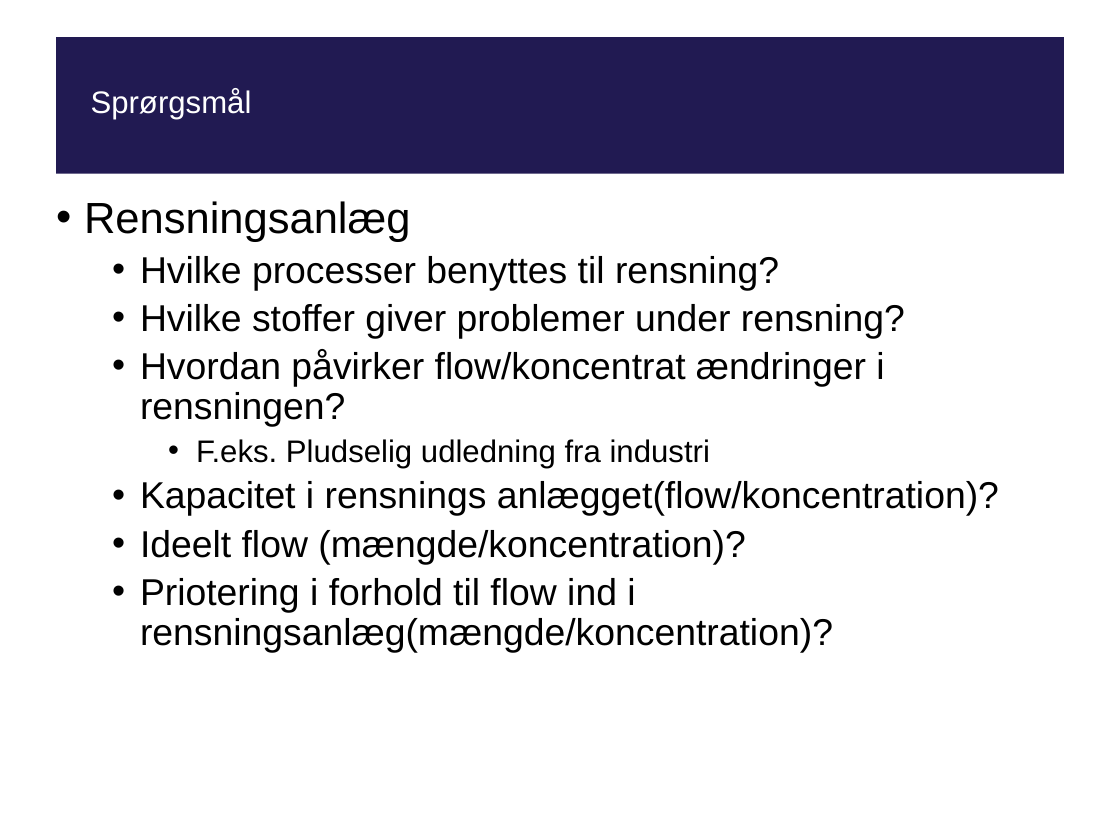
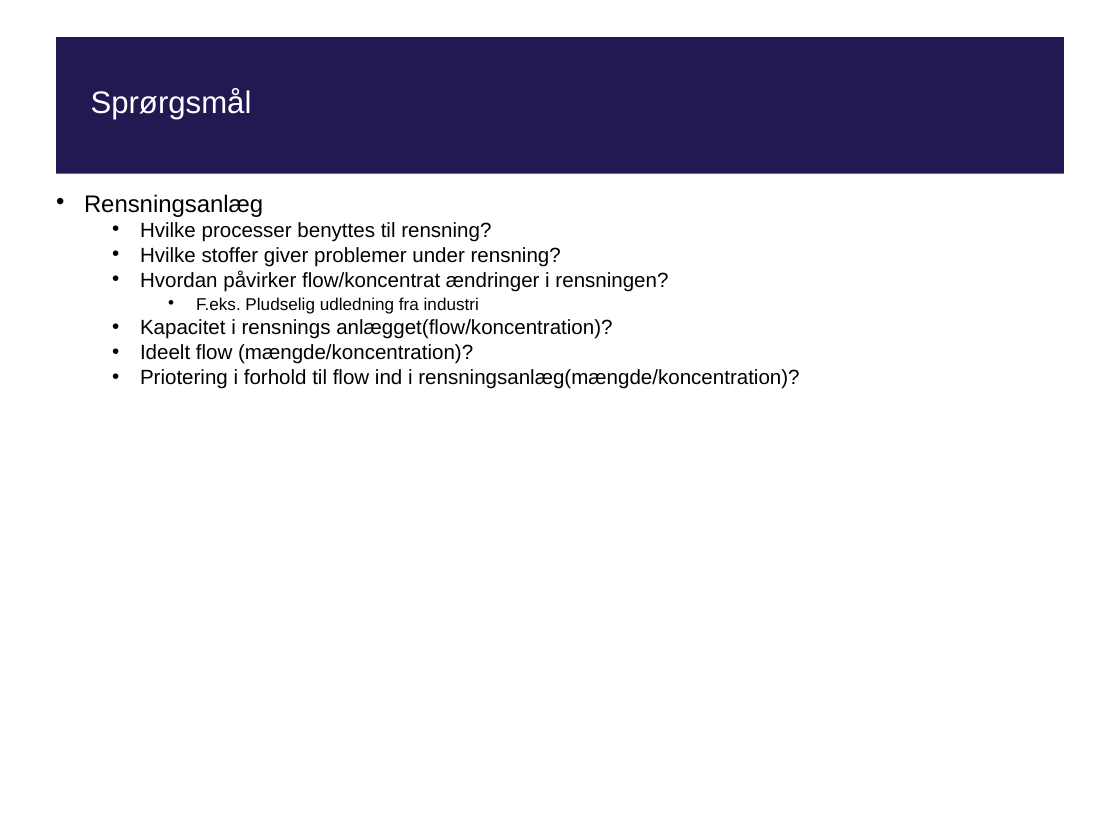
Before and after one commit to tpilga12/P10, a slide deck: slide 9 of Fredericia/presentation/presentation2.pptx. Drawn at 1120x840 pixels with LibreOffice and Linux fonts; fonts in the diff are those of the drawing; background and template pictures are left out. Boxes give left, top, right and bottom in pixels: in the first picture for what was removed or moved away, otherwise in the second. Text is boxed around its words. In the diff, an @@ line names an element or a change of style, - is before the commit and + after.

```diff
--- a/Fredericia/presentation/presentation2.pptx
+++ b/Fredericia/presentation/presentation2.pptx
@@ text "Rensningsanlæg" at <box>84,194,799,389</box>: size 28 to 15.4 pt in "Rensningsanlæg"; size 24 to 13.2 pt in "Hvilke processer benyttes til rensning?", "Hvilke stoffer giver problemer under rensning?", "Hvordan påvirker flow/koncentrat ændringer i rensningen?", "Kapacitet i rensnings anlægget(flow/koncentration)?" and 2 more places; size 20 to 11 pt in "F.eks. Pludselig udledning fra industri"; line spacing 0.9 to 0.7 @@
```
Also in this commit, not shown: 2 other slides changed, 2 other files.
